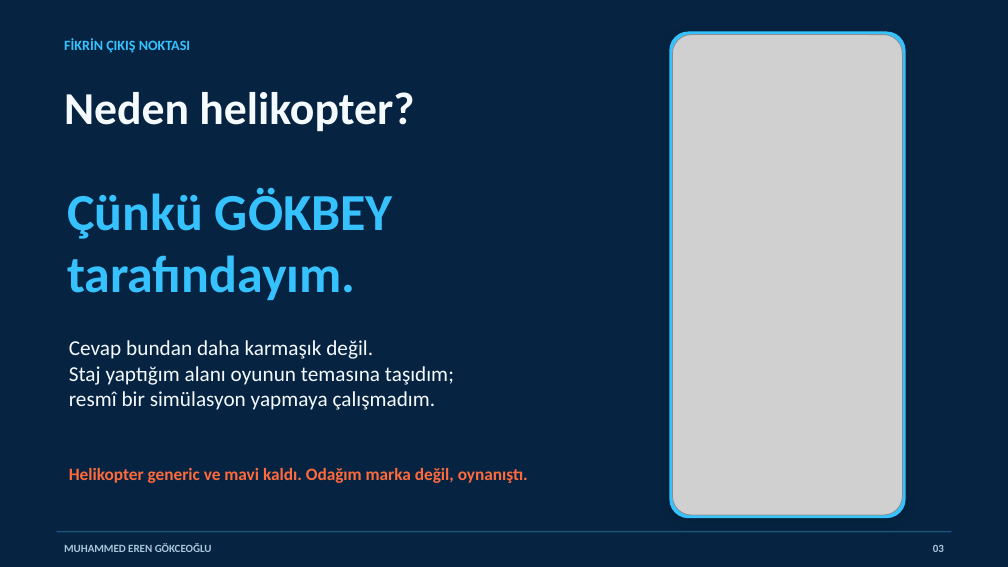
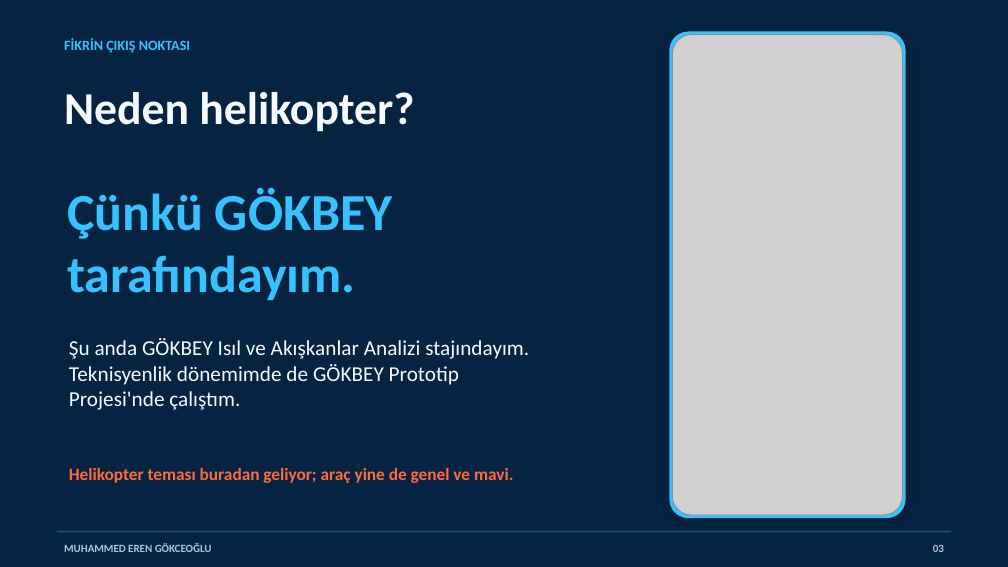
Before and after one commit to muhammederengokceogludarussi-ux/volitan-labs-website, a slide deck: slide 3 of public/presentations/Blue_Rescue_SKY_Olimpiyatlari_Sunumu.pptx. Drawn at 1008x567 pixels with LibreOffice and Linux fonts; fonts in the diff are those of the drawing; grey boxes stand for pictures. Boxes give left, top, right and bottom in pixels: in the first picture for what was removed or moved away, otherwise in the second. Text is boxed around its words. In the diff, an @@ line names an element or a change of style, - is before the commit and + after.

```diff
--- a/public/presentations/Blue_Rescue_SKY_Olimpiyatlari_Sunumu.pptx
+++ b/public/presentations/Blue_Rescue_SKY_Olimpiyatlari_Sunumu.pptx
@@ text at box(69, 338, 529, 410): text changed @@
-Cevap bundan daha karmaşık değil.
-Staj yaptığım alanı oyunun temasına taşıdım;
-resmî bir simülasyon yapmaya çalışmadım.
+Şu anda GÖKBEY Isıl ve Akışkanlar Analizi stajındayım.
+Teknisyenlik dönemimde de GÖKBEY Prototip Projesi'nde çalıştım.
@@ text at box(69, 468, 513, 483): text changed @@
-Helikopter generic ve mavi kaldı. Odağım marka değil, oynanıştı.
+Helikopter teması buradan geliyor; araç yine de genel ve mavi.
```
Also in this commit, not shown: 6 other slides changed.
